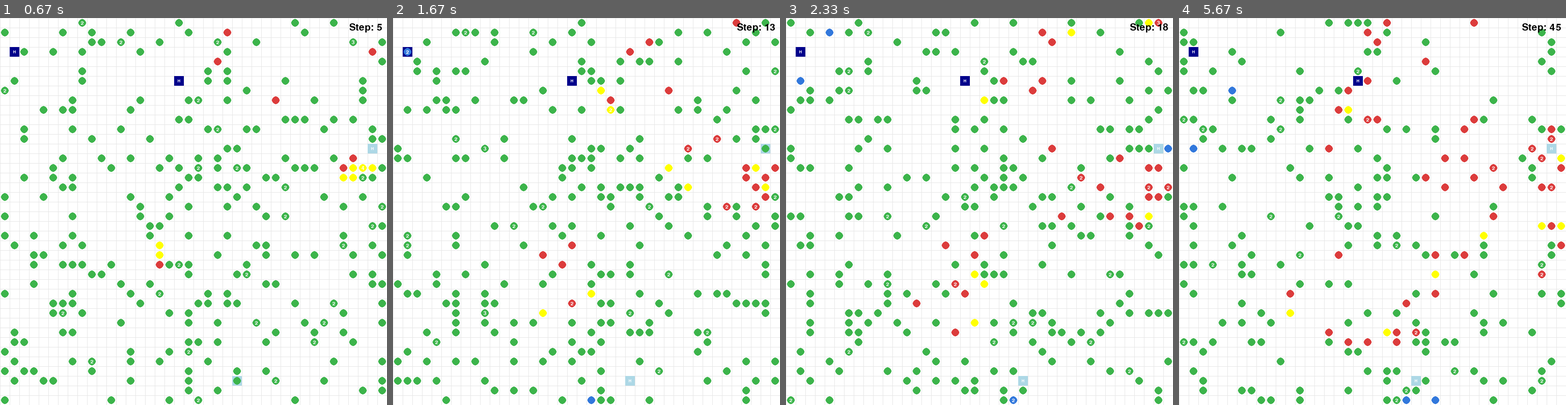
Above: before the commit, frames 1-4 (left to right).
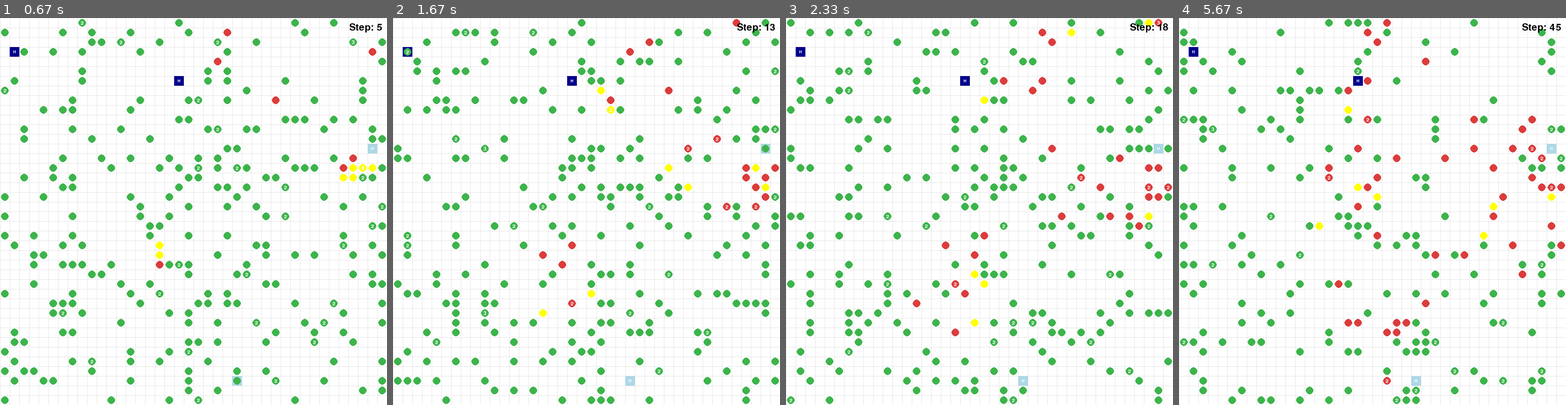
Above: after the commit, the same moments.

Repository: shaan101patel/Pandemic-Flu-Spread-Simulation
Game: pygame game, started from src/main.py
The game is run twice, just before and just after one commit, with the same random seed, the same clock (stepped at 60 frames per second) and the same inputs.
Inputs:
- Up to frame 1 (0.67 s): no input
- Up to frame 2 (1.67 s): no input
- Up to frame 3 (2.33 s): no input
- Up to frame 4 (5.67 s): no input

Frame 1 is identical in both runs. In frame 2, less than 0.1% of the frame differs, in the area x 2-53%, y 7-100%; in frame 3, 0.1%; in frame 4, 4.5%, in the area x 0-100%, y 0-100%.

Commit message:
Immunity Logic Update

Diff:
--- a/src/models/agent.py
+++ b/src/models/agent.py
@@ -12,10 +12,11 @@
         self.mask = mask
         self.days_infected = 0
         self.vaccine_doses = 0
+        self.received_vaccine_types = set()
 
 
     def get_info(self) -> str:
-        return f"Agent ID: {self.id}, Name: {self.name}, Age: {self.age}, Location: {self.location}, Health: {self.health}, Doses: {self.vaccine_doses}"
+        return f"Agent ID: {self.id}, Name: {self.name}, Age: {self.age}, Location: {self.location}, Health: {self.health}, Doses: {self.vaccine_doses}, Vaccine Types: {list(self.received_vaccine_types)}"
 
     def move(self, new_location: tuple):
         self.location = new_location
--- a/src/simulation/engine.py
+++ b/src/simulation/engine.py
@@ -202,10 +202,11 @@
 
         if hosp.active:
             for ag in patients_here:
-                # Any agent at the hospital can try to get vaccinated if they aren't fully immune
-                if ag.vaccine_doses < 2:
+                # Agent only takes vaccine if they haven't received this type yet and aren't fully immune
+                if ag.vaccine_doses < 2 and hosp.vaccine_type not in ag.received_vaccine_types:
                     if hosp.administer_vaccine(1):
-                        ag.vaccine_doses += 1
+                        ag.received_vaccine_types.add(hosp.vaccine_type)
+                        ag.vaccine_doses = len(ag.received_vaccine_types)
                         if ag.vaccine_doses >= 2:
                             ag.updateHealth("immune")
 
